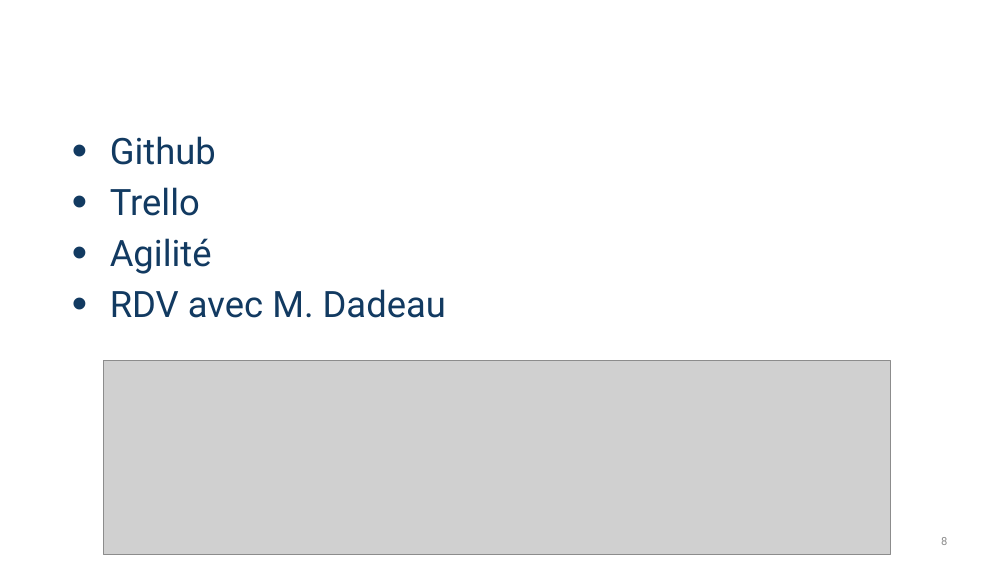
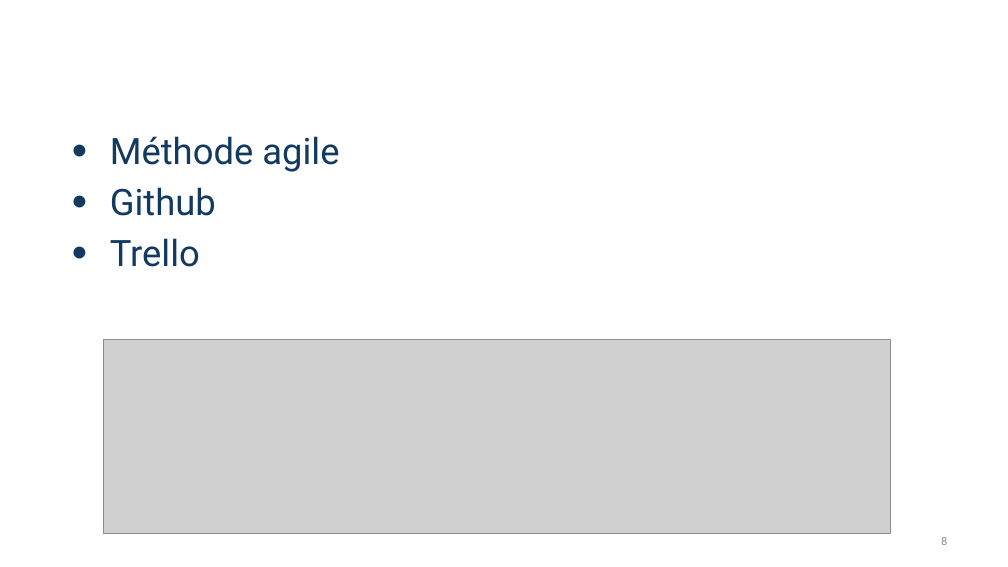
Before and after one commit to ncourvoisier/sar, a slide deck: slide 8 of doc/SoutenanceSAR.pptx. Drawn at 1008x567 pixels with LibreOffice and Linux fonts; fonts in the diff are those of the drawing; grey boxes stand for pictures; background and template pictures are left out. Boxes give left, top, right and bottom in pixels: in the first picture for what was removed or moved away, otherwise in the second. Text is boxed around its words. In the diff, an @@ line names an element or a change of style, - is before the commit and + after.

```diff
--- a/doc/SoutenanceSAR.pptx
+++ b/doc/SoutenanceSAR.pptx
@@ text at bbox=[110, 136, 339, 172]: paragraph added @@
+• Méthode agile
@@ text at bbox=[110, 238, 446, 318]: paragraphs removed @@
-• Agilité
-• RDV avec M. Dadeau
@@ picture: place and size @@
-picture at bbox=[103, 361, 890, 554]
+picture at bbox=[103, 340, 890, 533]
```
Also in this commit, not shown: 6 other slides changed, 1 slide removed.
